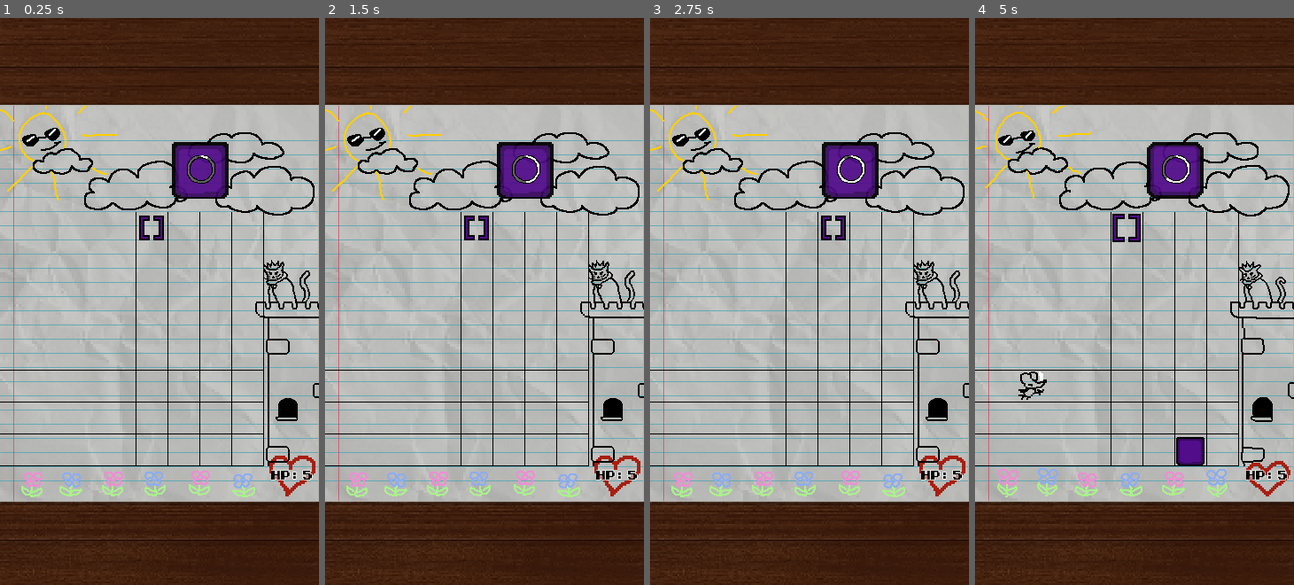
Above: before the commit, frames 1-4 (left to right).
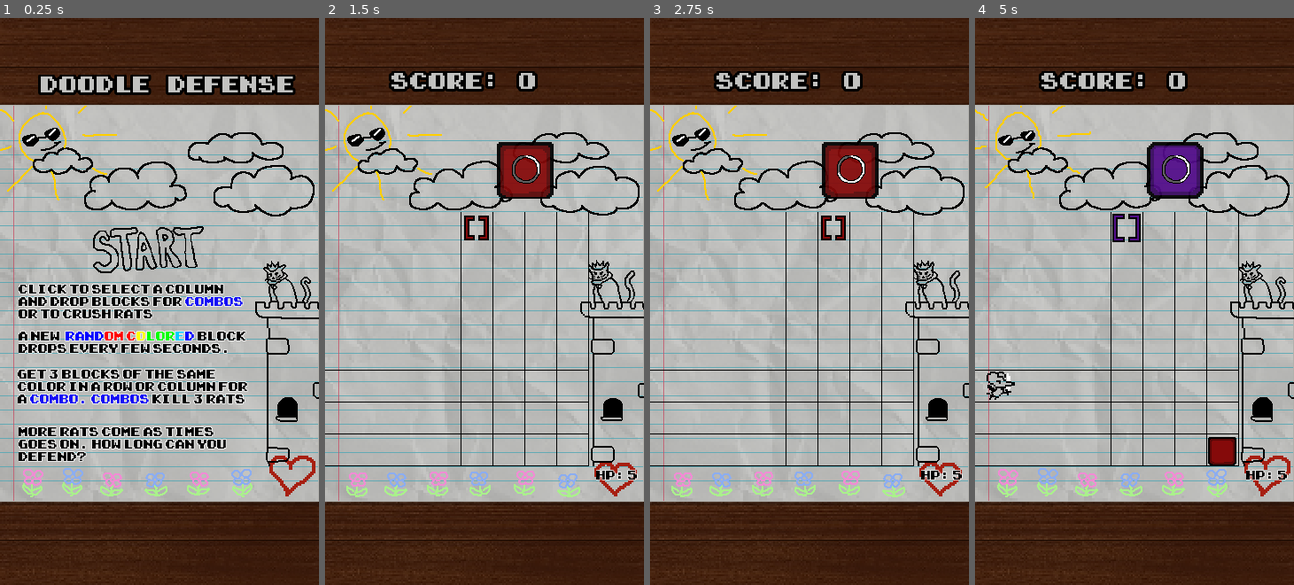
Above: after the commit, the same moments.

Repository: Sleeping-Robot-Games/Doodle-Defense
Game: Godot game, scene res://scenes/Start.tscn
The game is run twice, just before and just after one commit, with the same random seed, the same clock (stepped at 60 frames per second) and the same inputs. Before the commit the project starts from res://scenes/Game.tscn. Sound files missing from this copy of the repository are replaced by a short silence.
Inputs (mouse positions are in pixels of both pictures, inside the frame that each line leads up to):
- Up to frame 1 (0.25 s): no input
- Up to frame 2 (1.5 s): click (478, 250) at 0.52 s; click (478, 341) at 1.25 s
- Up to frame 3 (2.75 s): click (831, 341) at 2 s
- Up to frame 4 (5 s): click (1191, 341) at 2.75 s; click (1223, 341) at 3.5 s; click (1128, 341) at 4.25 s

The runs differ from the first frame. In frame 1, 18% of the frame differs, in the area x 0-100%, y 10-85%; in frame 2, 2.9%; in frame 3, 3.0%; in frame 4, 2.9%.

Commit message:
game over

Diff:
--- a/project.godot
+++ b/project.godot
@@ -11,8 +11,12 @@
 [application]
 
 config/name="Doodle Defense"
-run/main_scene="res://scenes/Game.tscn"
+run/main_scene="res://scenes/Start.tscn"
 config/icon="res://icon.png"
+
+[autoload]
+
+g="*res://scripts/global.gd"
 
 [display]
 
--- a/scenes/Block.tscn
+++ b/scenes/Block.tscn
@@ -8,7 +8,7 @@
 [sub_resource type="Animation" id=2]
 length = 0.001
 tracks/0/type = "value"
-tracks/0/path = NodePath("Sprite:frame")
+tracks/0/path = NodePath(".:frame")
 tracks/0/interp = 1
 tracks/0/loop_wrap = true
 tracks/0/imported = false
@@ -59,6 +59,7 @@
 
 [node name="Sprite" type="AnimatedSprite" parent="."]
 frames = SubResource( 1 )
+frame = 1
 playing = true
 
 [node name="Tween" type="Tween" parent="."]
--- a/scenes/Game.tscn
+++ b/scenes/Game.tscn
@@ -25,6 +25,13 @@
 [ext_resource path="res://assets/sun_001.png" type="Texture" id=23]
 [ext_resource path="res://scenes/Block.tscn" type="PackedScene" id=24]
 [ext_resource path="res://assets/font/fontstyle.tres" type="DynamicFont" id=25]
+[ext_resource path="res://assets/font/Super Mario Bros. 2.ttf" type="DynamicFontData" id=26]
+[ext_resource path="res://assets/GameOver_001.png" type="Texture" id=27]
+[ext_resource path="res://assets/GameOver_002.png" type="Texture" id=28]
+[ext_resource path="res://assets/GameOverpressed_001.png" type="Texture" id=29]
+[ext_resource path="res://assets/GameOverpressed_002.png" type="Texture" id=30]
+[ext_resource path="res://assets/GameOverHover_001.png" type="Texture" id=31]
+[ext_resource path="res://assets/GameOverHover_002.png" type="Texture" id=32]
 
 [sub_resource type="SpriteFrames" id=1]
 animations = [ {
@@ -113,6 +120,30 @@
 "name": "default",
 "speed": 5.0
 } ]
+
+[sub_resource type="AnimatedTexture" id=13]
+frames = 2
+frame_0/texture = ExtResource( 27 )
+frame_1/texture = ExtResource( 28 )
+frame_1/delay_sec = 0.0
+
+[sub_resource type="AnimatedTexture" id=14]
+frames = 2
+frame_0/texture = ExtResource( 29 )
+frame_1/texture = ExtResource( 30 )
+frame_1/delay_sec = 0.0
+
+[sub_resource type="AnimatedTexture" id=15]
+frames = 2
+frame_0/texture = ExtResource( 31 )
+frame_1/texture = ExtResource( 32 )
+frame_1/delay_sec = 0.0
+
+[sub_resource type="DynamicFont" id=12]
+size = 20
+outline_size = 3
+outline_color = Color( 0, 0, 0, 1 )
+font_data = ExtResource( 26 )
 
 [node name="Game" type="Node2D"]
 script = ExtResource( 1 )
@@ -135,65 +166,65 @@
 [node name="Doodles" type="AnimatedSprite" parent="Background"]
 position = Vector2( -144, 205 )
 frames = SubResource( 1 )
-frame = 1
 playing = true
 
 [node name="Flower2" type="AnimatedSprite" parent="Background/Doodles"]
 position = Vector2( 45, -1 )
 frames = SubResource( 2 )
-frame = 1
 playing = true
 
 [node name="Flower6" type="AnimatedSprite" parent="Background/Doodles"]
 position = Vector2( 238, 0 )
 frames = SubResource( 2 )
-frame = 1
 playing = true
 flip_h = true
 
 [node name="Flower3" type="AnimatedSprite" parent="Background/Doodles"]
 position = Vector2( 91, -1 )
 frames = SubResource( 3 )
+frame = 1
 playing = true
 
 [node name="Flower4" type="AnimatedSprite" parent="Background/Doodles"]
 position = Vector2( 139, -1 )
 frames = SubResource( 4 )
+frame = 1
 playing = true
 flip_h = true
 
 [node name="Flower5" type="AnimatedSprite" parent="Background/Doodles"]
 position = Vector2( 189, -2 )
 frames = SubResource( 5 )
+frame = 1
 playing = true
 
 [node name="Heart" type="AnimatedSprite" parent="Background/Doodles"]
 position = Vector2( 294, -13 )
 scale = Vector2( 2, 2 )
 frames = SubResource( 6 )
-frame = 1
+frame = 2
 playing = true
 
 [node name="Clouds" type="AnimatedSprite" parent="Background/Doodles"]
 position = Vector2( 144, -347 )
 frames = SubResource( 9 )
-frame = 1
 playing = true
 
 [node name="Sun" type="AnimatedSprite" parent="Background/Doodles"]
 position = Vector2( 25, -383 )
 frames = SubResource( 11 )
+frame = 1
 playing = true
 
 [node name="Cat" type="AnimatedSprite" parent="Background"]
 position = Vector2( 146, -30 )
 frames = SubResource( 7 )
+frame = 1
 playing = true
 
 [node name="Tower" type="AnimatedSprite" parent="Background"]
 position = Vector2( 148, 93 )
 frames = SubResource( 8 )
-frame = 1
 playing = true
 
 [node name="IncomingBlock" parent="." instance=ExtResource( 24 )]
@@ -212,9 +243,6 @@
 fill_mode = 4
 tint_under = Color( 0.376471, 0.376471, 0.376471, 1 )
 tint_progress = Color( 0.921569, 0.921569, 0.921569, 1 )
-__meta__ = {
-"_edit_use_anchors_": false
-}
 
 [node name="Tween1" type="Tween" parent="BlockProgress"]
 
@@ -237,6 +265,7 @@
 position = Vector2( 171, 237 )
 scale = Vector2( 2, 2 )
 frames = SubResource( 10 )
+frame = 1
 playing = true
 
 [node name="Blocks" type="Node2D" parent="."]
@@ -375,6 +404,33 @@
 
 [node name="FloatTextSpawner" parent="HUD/HP" instance=ExtResource( 4 )]
 
+[node name="EnemyPhaseTimer" type="Timer" parent="."]
+wait_time = 0.2
+one_shot = true
+
+[node name="GameOver" type="TextureButton" parent="."]
+visible = false
+margin_left = 101.0
+margin_top = 326.0
+margin_right = 242.0
+margin_bottom = 387.0
+texture_normal = SubResource( 13 )
+texture_pressed = SubResource( 14 )
+texture_hover = SubResource( 15 )
+expand = true
+
+[node name="Score" type="RichTextLabel" parent="."]
+margin_left = 55.0
+margin_top = 60.0
+margin_right = 326.0
+margin_bottom = 97.0
+custom_colors/default_color = Color( 0.760784, 0.760784, 0.752941, 1 )
+custom_fonts/normal_font = SubResource( 12 )
+bbcode_enabled = true
+bbcode_text = "[shake rate=10 level=2] Score: [/shake]"
+text = " Score: "
+scroll_active = false
+
 [connection signal="tween_all_completed" from="BlockProgress/Tween1" to="." method="_on_BlockProgressTween1_tween_all_completed"]
 [connection signal="tween_all_completed" from="BlockProgress/Tween2" to="." method="_on_BlockProgressTween2_tween_all_completed"]
 [connection signal="pressed" from="Column4" to="." method="_on_Column4_pressed"]
@@ -384,3 +440,5 @@
 [connection signal="timeout" from="BlockLandTimer" to="." method="_on_BlockLandTimer_timeout"]
 [connection signal="timeout" from="ComboRecheckTimer" to="." method="_on_ComboRecheckTimer_timeout"]
 [connection signal="timeout" from="EnemyAttackTimer" to="." method="_on_EnemyAttackTimer_timeout"]
+[connection signal="timeout" from="EnemyPhaseTimer" to="." method="_on_EnemyPhaseTimer_timeout"]
+[connection signal="button_up" from="GameOver" to="." method="_on_GameOver_button_up"]
--- a/scenes/Start.tscn
+++ b/scenes/Start.tscn
@@ -134,9 +134,6 @@
 
 [node name="Start" type="Control"]
 script = ExtResource( 1 )
-__meta__ = {
-"_edit_use_anchors_": false
-}
 
 [node name="Background" type="Sprite" parent="."]
 position = Vector2( 180, 320 )
@@ -145,65 +142,64 @@
 [node name="Doodles" type="AnimatedSprite" parent="Background"]
 position = Vector2( -144, 205 )
 frames = SubResource( 1 )
-frame = 1
 playing = true
 
 [node name="Flower2" type="AnimatedSprite" parent="Background/Doodles"]
 position = Vector2( 45, -1 )
 frames = SubResource( 2 )
-frame = 1
 playing = true
 
 [node name="Flower6" type="AnimatedSprite" parent="Background/Doodles"]
 position = Vector2( 238, 0 )
 frames = SubResource( 2 )
-frame = 1
 playing = true
 flip_h = true
 
 [node name="Flower3" type="AnimatedSprite" parent="Background/Doodles"]
 position = Vector2( 91, -1 )
 frames = SubResource( 3 )
+frame = 1
 playing = true
 
 [node name="Flower4" type="AnimatedSprite" parent="Background/Doodles"]
 position = Vector2( 139, -1 )
 frames = SubResource( 4 )
+frame = 1
 playing = true
 flip_h = true
 
 [node name="Flower5" type="AnimatedSprite" parent="Background/Doodles"]
 position = Vector2( 189, -2 )
 frames = SubResource( 5 )
+frame = 1
 playing = true
 
 [node name="Heart" type="AnimatedSprite" parent="Background/Doodles"]
 position = Vector2( 294, -13 )
 scale = Vector2( 2, 2 )
 frames = SubResource( 6 )
+frame = 1
 playing = true
 
 [node name="Clouds" type="AnimatedSprite" parent="Background/Doodles"]
 position = Vector2( 144, -347 )
 frames = SubResource( 7 )
-frame = 1
 playing = true
 
 [node name="Sun" type="AnimatedSprite" parent="Background/Doodles"]
 position = Vector2( 25, -383 )
 frames = SubResource( 8 )
-frame = 1
 playing = true
 
 [node name="Cat" type="AnimatedSprite" parent="Background"]
 position = Vector2( 146, -30 )
 frames = SubResource( 9 )
+frame = 1
 playing = true
 
 [node name="Tower" type="AnimatedSprite" parent="Background"]
 position = Vector2( 148, 93 )
 frames = SubResource( 10 )
-frame = 1
 playing = true
 
 [node name="Button" type="TextureButton" parent="."]
@@ -215,9 +211,6 @@
 texture_pressed = SubResource( 12 )
 texture_hover = SubResource( 13 )
 expand = true
-__meta__ = {
-"_edit_use_anchors_": false
-}
 
 [node name="Select Column" type="RichTextLabel" parent="."]
 margin_left = 21.0
@@ -227,8 +220,8 @@
 custom_colors/default_color = Color( 0, 0, 0, 1 )
 custom_fonts/normal_font = ExtResource( 27 )
 bbcode_enabled = true
-bbcode_text = "[shake rate=10 level=2]Click to select a column and drop Rocks to block or crush Rats. [/shake]"
-text = "Click to select a column and drop Rocks to block or crush Rats. "
+bbcode_text = "[shake rate=10 level=2]Click to select a column and drop Blocks for [color=#160ff5]Combos[/color]  or to crush Rats"
+text = "Click to select a column and drop Blocks for Combos  or to crush Rats"
 scroll_active = false
 __meta__ = {
 "_edit_use_anchors_": false
@@ -236,28 +229,28 @@
 
 [node name="Random Colored" type="RichTextLabel" parent="."]
 margin_left = 21.0
-margin_top = 349.0
+margin_top = 353.0
 margin_right = 292.0
-margin_bottom = 395.0
-custom_colors/default_color = Color( 0, 0, 0, 1 )
-custom_fonts/normal_font = ExtResource( 27 )
-bbcode_enabled = true
-bbcode_text = "[shake rate=10 level=2]A new [rainbow freq=0.4 sat=10 val=20] random colored [/rainbow]Rock drops every few seconds. [/shake]"
-text = "A new  random colored Rock drops every few seconds. "
+margin_bottom = 399.0
+custom_colors/default_color = Color( 0, 0, 0, 1 )
+custom_fonts/normal_font = ExtResource( 27 )
+bbcode_enabled = true
+bbcode_text = "[shake rate=10 level=2]A new [rainbow freq=0.4 sat=10 val=20] random colored [/rainbow]Block drops every few seconds. [/shake]"
+text = "A new  random colored Block drops every few seconds. "
 __meta__ = {
 "_edit_use_anchors_": false
 }
 
 [node name="Combo" type="RichTextLabel" parent="."]
 margin_left = 20.0
-margin_top = 397.0
+margin_top = 396.0
 margin_right = 289.0
-margin_bottom = 461.0
-custom_colors/default_color = Color( 0, 0, 0, 1 )
-custom_fonts/normal_font = ExtResource( 27 )
-bbcode_enabled = true
-bbcode_text = "[shake rate=10 level=2]Get 3 Rocks of the same color for a [color=#160ff5]Combo. Combos[/color] kill one Rat in each row OR SOMETHING[/shake]"
-text = "Get 3 Rocks of the same color for a Combo. Combos kill one Rat in each row OR SOMETHING"
+margin_bottom = 460.0
+custom_colors/default_color = Color( 0, 0, 0, 1 )
+custom_fonts/normal_font = ExtResource( 27 )
+bbcode_enabled = true
+bbcode_text = "[shake rate=10 level=2]Get 3 Blocks of the same color in a row or column for a [color=#160ff5]Combo. Combos[/color] kill 3 rats[/shake]"
+text = "Get 3 Blocks of the same color in a row or column for a Combo. Combos kill 3 rats"
 scroll_active = false
 __meta__ = {
 "_edit_use_anchors_": false
@@ -271,8 +264,8 @@
 custom_colors/default_color = Color( 0, 0, 0, 1 )
 custom_fonts/normal_font = ExtResource( 27 )
 bbcode_enabled = true
-bbcode_text = "[shake rate=10 level=2]More Rats come as times goes on. How long can you survive?[/shake]"
-text = "More Rats come as times goes on. How long can you survive?"
+bbcode_text = "[shake rate=10 level=2]More Rats come as times goes on. How long can you defend?[/shake]"
+text = "More Rats come as times goes on. How long can you defend?"
 scroll_active = false
 __meta__ = {
 "_edit_use_anchors_": false
@@ -293,9 +286,6 @@
 bbcode_text = "[shake rate=10 level=2] Doodle Defense[/shake]"
 text = " Doodle Defense"
 scroll_active = false
-__meta__ = {
-"_edit_use_anchors_": false
-}
 
 [connection signal="pressed" from="Button" to="." method="_on_Button_pressed"]
 [connection signal="timeout" from="Timer" to="." method="_on_Timer_timeout"]
--- a/scripts/Game.gd
+++ b/scripts/Game.gd
@@ -13,7 +13,9 @@
 var red = Color(0.52, 0.04, 0.04, 1.0)
 var yellow = Color(0.88, 0.77, 0.23, 1.0)
 var purple = Color(0.32, 0.05, 0.54, 1.0)
-var colors = [green, red, purple]
+var colors = [green, red, purple, yellow]
+var score = 0
+var game_over = false
 
 var spawn_color = 0
 var spawn_column = 4
@@ -44,20 +46,29 @@
 
 func _ready():
 	next_color()
+	add_score(0)
+
+func add_score(num):
+	score += num
+	$Score.bbcode_text = "[shake rate=10 level=2] Score: {score}[/shake]".format({'score': score})
 
 func next_color():
+	if game_over:
+		return
+	print('how')
 	random.randomize()
 	spawn_color = random.randi_range(0, colors.size() - 1)
 	$IncomingBlock.set_color(colors[spawn_color])
 	$Selector.modulate = colors[spawn_color]
 	$BlockProgress/Tween1.interpolate_property($BlockProgress, 'value', 0, 50, SPAWN_TIME / 2, Tween.TRANS_LINEAR, Tween.EASE_IN_OUT)
 	$BlockProgress/Tween1.start()
-	# enemy_phase() # Doesn't work because rats move at the same time as drops and "dodge but doesn't look like it
+	# $EnemyAttackTimer.start()
 
 func _on_BlockProgressTween1_tween_all_completed():
 	$BlockProgress/Tween2.interpolate_property($BlockProgress, 'value', 50, 100, SPAWN_TIME / 2, Tween.TRANS_LINEAR, Tween.EASE_IN_OUT)
 	$BlockProgress/Tween2.start()
 	enemy_phase()
+
 
 func _on_BlockProgressTween2_tween_all_completed():
 	spawn_enemy()
@@ -171,6 +182,7 @@
 			if grid[x][y] > 0 and x+1 <= grid.size()-1 and grid[x+1][y] <= 0:
 				# if we're landing on an enemy, squish em
 				if grid[x+1][y] == -1:
+					g.play_sfx('mouse_death')
 					node_refs[x+1][y].delayed_boom()
 				# slide block down by 1, then recursively re-run function
 				grid[x+1][y] = grid[x][y]
@@ -191,15 +203,20 @@
 		$ComboRecheckTimer.start()
 
 func destroy_nearest_enemy():
+	g.play_sfx('smash_fx')
 	# reverse loop through rows and columns
 	for x in range(7, 3, -1):
 		for y in range(7, -1, -1):
 			if grid[x][y] == -1:
-				print('destroying nearest enemy')
+				g.play_sfx('mouse_death')
+				add_score(10)
 				node_refs[x][y].boom()
 				node_refs[x][y] = null
 				grid[x][y] = 0
 				return
+
+func _on_EnemyPhaseTimer_timeout():
+	enemy_phase() # Doesn't work because rats move at the same time as drops and "dodge but doesn't look like it
 
 func enemy_phase():
 	# attack loop
@@ -211,6 +228,7 @@
 			if grid[x][y] == -1 and y < 7 and grid[x][y + 1] > 0:
 				enemy_attacked = true
 				node_refs[x][y].play_attack_animation()
+				g.play_sfx('smash_fx')
 				grid[x][y+1] = 0
 				node_refs[x][y+1].delayed_boom(attack_time)
 				node_refs[x][y+1] = null
@@ -223,14 +241,24 @@
 				hp = max(0, hp - 1)
 				$HUD/HP.text = 'HP: ' + str(hp)
 				if hp == 0:
-					# TODO: gameover
-					print('GAME OVER')
+					print('game over time!')
+					game_over_time()
+	if game_over:
+		return
 
 	if enemy_attacked:
 		$EnemyAttackTimer.wait_time = attack_time
 		$EnemyAttackTimer.start()
 	else:
 		move_enemies()
+
+func game_over_time():
+	game_over = true
+	$GameOver.show()
+	g.stop_bgm()
+	g.play_bgm(true)
+	$Selector.hide()
+	$GameOver.show()
 
 func move_enemies():
 	for x in range(4, grid.size()):
@@ -241,7 +269,7 @@
 				and not enemies_that_attacked.has(Vector2(x,y-1)) \
 				and not enemies_that_moved.has(Vector2(x,y-1)):
 					node_refs[x][y] = node_refs[x][y-1]
-					# See comment on line 55
+					# See comment on line 205
 #					if node_refs[x][y].frozen:
 #						break
 					grid[x][y] = -1
@@ -249,6 +277,17 @@
 					node_refs[x][y].slide_right()
 					node_refs[x][y-1] = null
 					enemies_that_moved.append(Vector2(x,y))
+					# If enemy gets to castle then attack right away
+					if grid[x][y] == -1 and y == 7:
+						print('attacking castle')
+						node_refs[x][y].play_attack_animation()
+						$HUD/HP/FloatTextSpawner.float_text('-1', red)
+						hp = max(0, hp - 1)
+						$HUD/HP.text = 'HP: ' + str(hp)
+						if hp == 0:
+							print('game over time!')
+							game_over_time()
+
 	enemies_that_attacked = []
 	enemies_that_moved = []
 
@@ -285,3 +324,8 @@
 
 func _on_ComboRecheckTimer_timeout():
 	combo_check()
+
+
+func _on_GameOver_button_up():
+	g.stop_bgm()
+	get_tree().change_scene("res://scenes/Start.tscn")
--- a/scripts/Start.gd
+++ b/scripts/Start.gd
@@ -1,5 +1,8 @@
 extends Control
 
 
+func _ready():
+	g.play_bgm(false)
+
 func _on_Button_pressed():
 	get_tree().change_scene("res://scenes/Game.tscn")
--- /dev/null
+++ b/scripts/global.gd
@@ -0,0 +1,33 @@
+extends Node
+
+var BGM = null
+var rng = RandomNumberGenerator.new()
+
+func play_bgm(game_over: bool):
+	var music_player = AudioStreamPlayer.new()
+	music_player.volume_db = -10
+	if game_over:
+		music_player.stream = load("res://assets/sfx/cat_and_tower.mp3")
+	else:
+		music_player.stream = load("res://assets/sfx/BGM_cat_tower.mp3")
+	call_deferred('add_child', music_player)
+	music_player.play()
+	BGM = music_player
+
+func stop_bgm():
+	BGM.queue_free()
+
+func play_sfx(sound, db_override = -10):
+	var sfx_player = AudioStreamPlayer.new()
+	sfx_player.volume_db = db_override
+	if sound == "menu_select":
+		sfx_player.stream = load("res://assets/sfx/sound.wav")
+	elif 'death' in sound:
+		rng.randomize()
+		var track_num = rng.randi_range(1, 3)
+		sfx_player.stream = load('res://assets/sfx/'+sound+str(track_num)+'.mp3')
+	else:
+		sfx_player.stream = load('res://assets/sfx/'+sound+'.mp3')
+	sfx_player.connect("finished", sfx_player, "queue_free")
+	call_deferred('add_child', sfx_player)
+	sfx_player.play()
Binary file added: assets/GameOverHover_001.png
Not shown, added: assets/GameOverHover_001.png.import
Binary file added: assets/GameOverHover_002.png
Not shown, added: assets/GameOverHover_002.png.import
Binary file added: assets/GameOverpressed_001.png
Not shown, added: assets/GameOverpressed_001.png.import
Binary file added: assets/GameOverpressed_002.png
Not shown, added: assets/GameOverpressed_002.png.import
Not shown, added: assets/sfx/BGM_cat_tower.mp3.import
Not shown, added: assets/sfx/cat_and_tower.mp3.import
Not shown, added: assets/sfx/menu_select.wav.import
Not shown, added: assets/sfx/mouse_death1.mp3.import
(and 18 more such lines)
